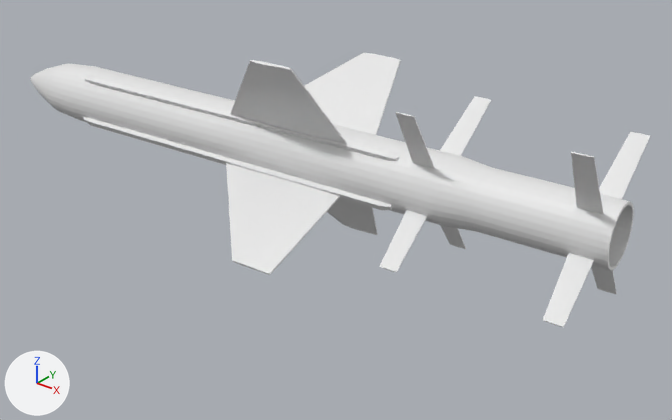
Renders of the OBJ model models/AVMT300/AVMT300.obj from each side of a commit.
One viewpoint serves both versions: a 50 mm lens placed at (27.3, -42.5, 24.2), pointed at (-3.0, -4.6, 0.7). The axes (+X, +Y, +Z) are drawn at lower left. The lights are the same throughout. Materials are left out; every surface is plain grey. Where no turn or scale is listed for an object, it has been applied to the vertices. Vertices at the same position are counted once.

The older version as bpy lines, for what is in view:
```python
me_cylinder_001 = bpy.data.meshes.new('Cylinder.001')
me_cylinder_001.from_pydata(...)  # 776 vertices, 633 faces; spans x -19.9..15.7, y -16.4..-5.4, z 1.7..12.6
# faces by material slot: [203, 214, 216]
me_cylinder_001.materials.append(mat_material_002)
me_cylinder_001.materials.append(mat_material_004)
me_cylinder_001.materials.append(mat_material_001)
ob_cylinder_001 = bpy.data.objects.new('Cylinder.001', me_cylinder_001)
ob_cylinder_001.location = (0.0, 0.0, 0.0)
```
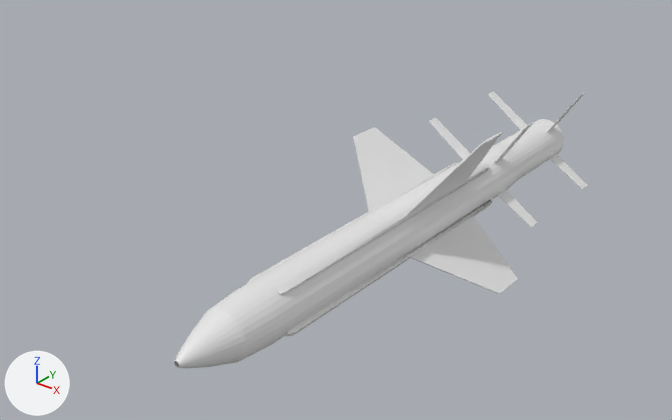
The change, as a list of edits to the scene's bpy script:
```text
Change me_cylinder_001:
    used by ob_cylinder_001; location = (0.0, 0.0, 0.0)
    remove me_cylinder_001.from_pydata(...)  # 776 vertices, 633 faces; spans x -19.9..15.7, y -16.4..-5.4, z 1.7..12.6
    add me_cylinder_001.from_pydata(...)  # 776 vertices, 633 faces; spans x -5.3..5.6, y -20.0..15.6, z -5.8..5.1
    me_cylinder_001 part 1: the loose piece of 12 vertices spanning x -3.8..3.2, y -9.9..-5.4, z 7.9..10.8 is turned 85.9 degrees about the z axis through its middle, then moved by (-2.8, 7.6, -7.5)
    me_cylinder_001 part 2: the loose piece of 12 vertices spanning x -3.6..3.4, y -16.4..-12.0, z 3.5..6.4 is turned 85.9 degrees about the z axis through its middle, then moved by (3.5, 13.8, -7.5)
    me_cylinder_001 part 3: the loose piece of 12 vertices spanning x 6.6..7.9, y -14.2..-11.0, z 4.7..6.8 is turned 85.9 degrees about the z axis through its middle, then moved by (-5.0, 19.7, -7.5)
    me_cylinder_001 part 4: the loose piece of 12 vertices spanning x 6.5..7.6, y -9.8..-7.6, z 2.9..6.0 is turned 85.9 degrees about the z axis through its middle, then moved by (-8.7, 15.9, -7.5)
    me_cylinder_001 part 5: the loose piece of 12 vertices spanning x 6.6..7.8, y -13.2..-11.1, z 8.2..11.4 is turned 85.9 degrees about the z axis through its middle, then moved by (-5.4, 19.3, -7.5)
    me_cylinder_001 part 6: the loose piece of 12 vertices spanning x 6.5..7.5, y -9.2..-6.0, z 7.9..10.0 is multiplied about its middle by the matrix ((0.0, 0.0, 1.0), (0.998, 0.071, 0.0), (-0.071, 0.998, 0.0)), then moved by (-5.2, 22.3, -6.6)
    me_cylinder_001 part 7: the loose piece of 12 vertices spanning x 13.9..15.0, y -9.2..-7.1, z 2.9..6.0 is turned 85.9 degrees about the z axis through its middle, then moved by (-16.1, 22.8, -7.5)
    me_cylinder_001 part 8: the loose piece of 12 vertices spanning x 13.9..15.0, y -8.8..-5.6, z 7.8..10.0 is turned 85.9 degrees about the z axis through its middle, then moved by (-17.1, 14.5, -7.4)
    me_cylinder_001 part 9: the loose piece of 12 vertices spanning x 14.0..15.2, y -12.7..-10.6, z 8.2..11.4 is multiplied about its middle by the matrix ((0.0, 0.0, -1.0), (0.998, 0.071, 0.0), (0.071, -0.998, 0.0)), then moved by (-17.2, 26.2, -8.4)
    me_cylinder_001 part 10: the loose piece of 12 vertices spanning x 14.0..15.3, y -13.7..-10.5, z 4.7..6.8 is turned 85.9 degrees about the z axis through its middle, then moved by (-12.4, 26.6, -7.5)
    me_cylinder_001 part 11: 10 loose pieces with 642 vertices, spanning x -19.8..15.7, y -14.5..-7.2, z 1.7..12.6, are deleted
    me_cylinder_001 part 12: 656 vertices added at x -3.5..3.8, y -20.0..15.6, z -5.8..5.1
```

Pixel boxes [x1, y1, x2, y2] of what changed, in the pictures (672 x 420 px; the box of a moved part takes in the faces that stretch with it):
'Cylinder.001', reshaped (33% narrower): before [31, 52, 650, 327]; after [174, 91, 588, 368]
part 1 of me_cylinder_001, moved or reshaped: before [305, 52, 401, 135]; after [353, 127, 434, 211]
part 2 of me_cylinder_001, moved or reshaped: before [226, 163, 340, 275]; after [410, 216, 517, 294]
part 3 of me_cylinder_001, moved or reshaped: before [379, 210, 427, 272]; after [498, 190, 538, 227]
part 4 of me_cylinder_001, moved or reshaped (not visible afterwards): before [440, 225, 466, 249]
part 5 of me_cylinder_001, moved or reshaped: before [396, 112, 435, 168]; after [494, 122, 534, 163]
part 6 of me_cylinder_001, moved or reshaped: before [440, 96, 491, 156]; after [547, 92, 586, 132]
part 7 of me_cylinder_001, moved or reshaped (not visible afterwards): before [591, 265, 617, 294]
part 8 of me_cylinder_001, moved or reshaped: before [599, 132, 650, 199]; after [429, 118, 471, 160]
part 9 of me_cylinder_001, moved or reshaped: before [571, 152, 603, 214]; after [488, 91, 527, 130]
part 10 of me_cylinder_001, moved or reshaped: before [543, 253, 594, 327]; after [550, 154, 588, 190]
part 11 of me_cylinder_001, deleted: before [31, 60, 634, 270]
part 12 of me_cylinder_001, added: after [174, 119, 564, 368]
